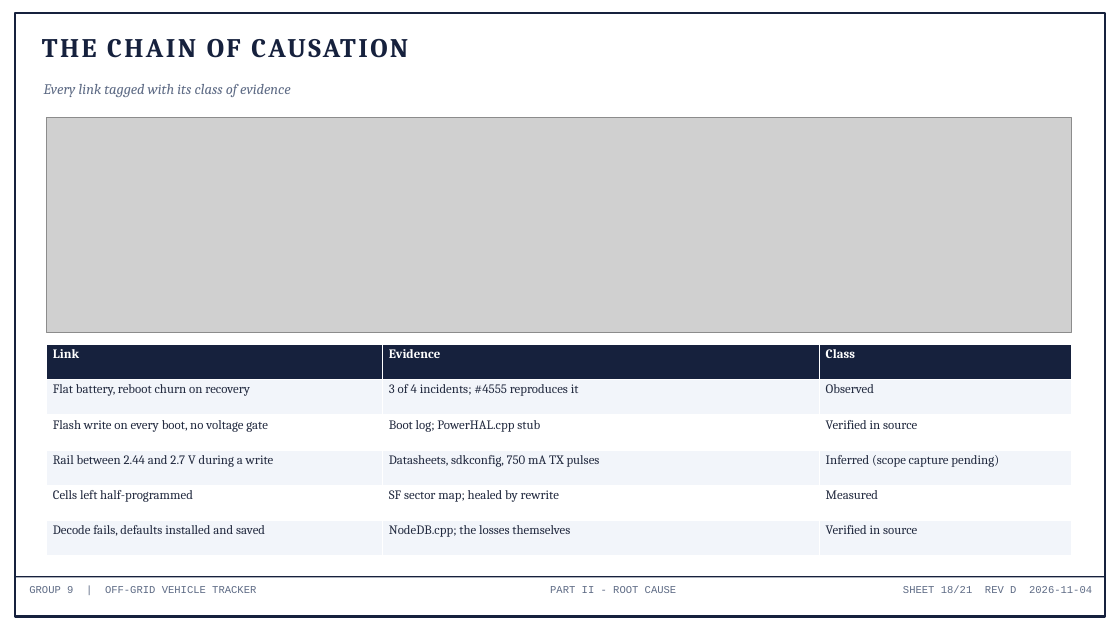
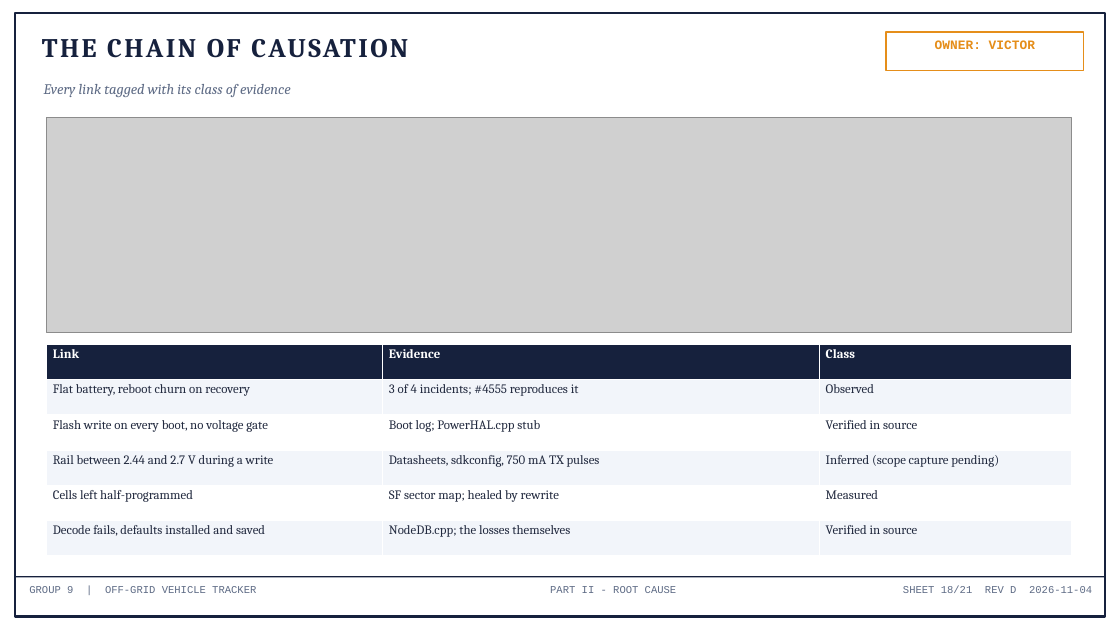
Before and after one commit to deosgracius/offgrid-vehicle-tracker, a slide deck: slide 18 of docs/presentations/Group9_Presentation.pptx. Drawn at 1120x630 pixels with LibreOffice and Linux fonts; fonts in the diff are those of the drawing; grey boxes stand for pictures. Boxes give left, top, right and bottom in pixels: in the first picture for what was removed or moved away, otherwise in the second. Text is boxed around its words. In the diff, an @@ line names an element or a change of style, - is before the commit and + after.

```diff
--- a/docs/presentations/Group9_Presentation.pptx
+++ b/docs/presentations/Group9_Presentation.pptx
@@ rectangle added at (886,32,1084,71), fill #FFFFFF, outline #E58E1A 1.5 pt @@
@@ text added at (935,40,1035,49), 11 pt, text #E58E1A, bold @@
+OWNER: VICTOR
```
Also in this commit, not shown: 8 other slides changed, 1 other file.
